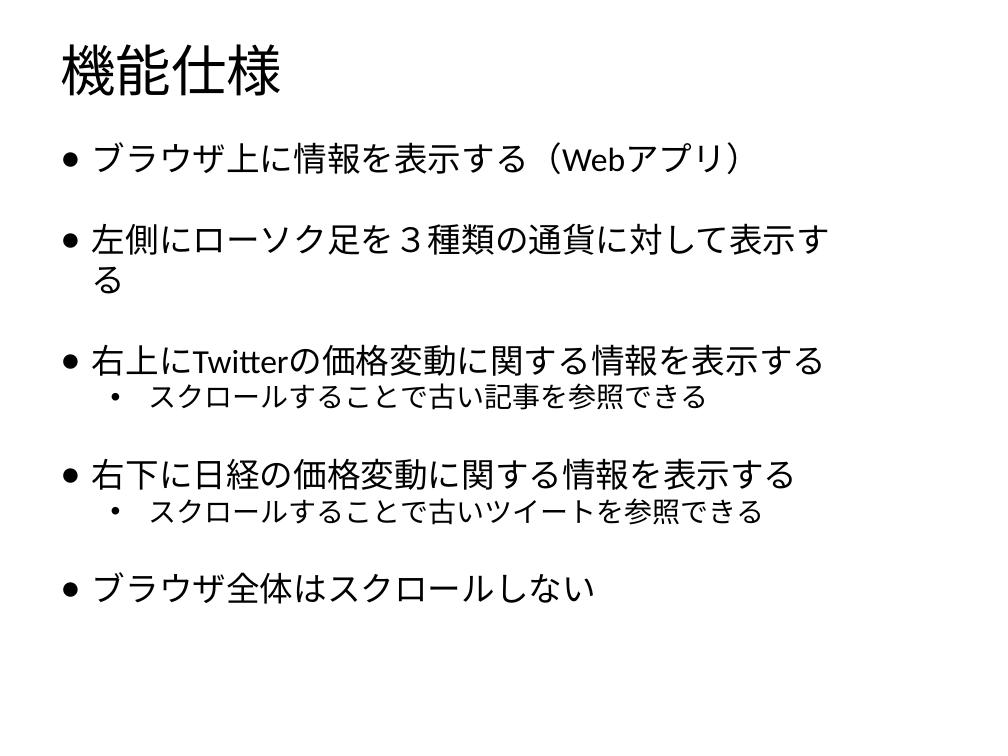
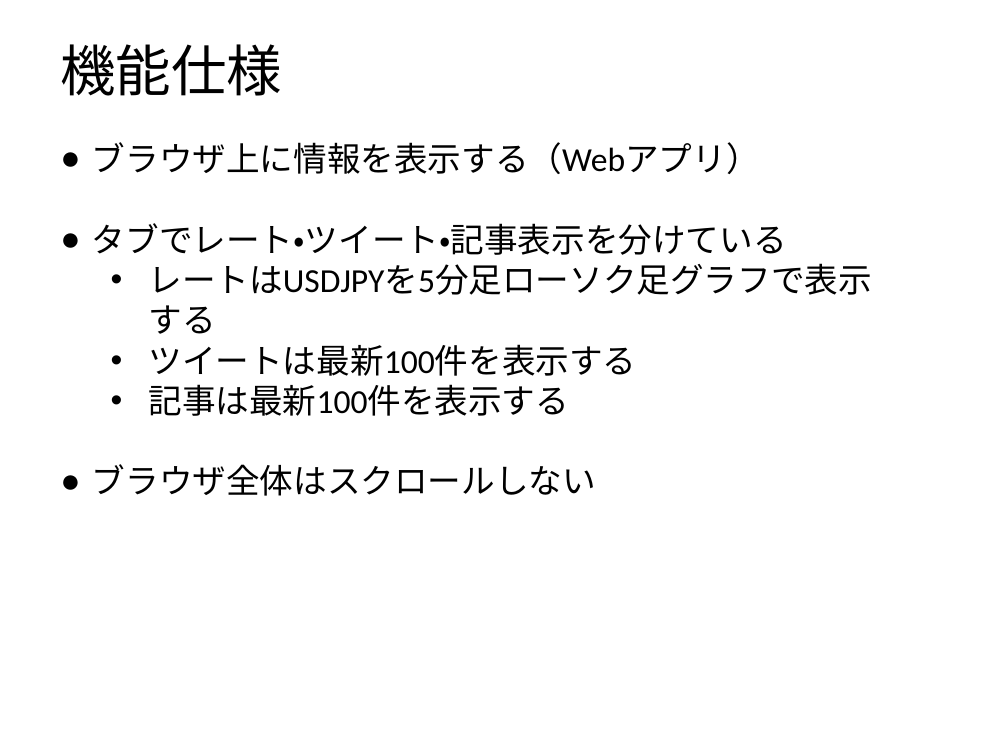
Before and after one commit to Leonis0813/chort, a slide deck: slide 5 of regulus/interface/ui.pptx (slide 3 before the commit). Drawn at 1008x756 pixels with LibreOffice and Linux fonts; fonts in the diff are those of the drawing. Boxes give left, top, right and bottom in pixels: in the first picture for what was removed or moved away, otherwise in the second. Text is boxed around its words. In the diff, an @@ line names an element or a change of style, - is before the commit and + after.

Commit message:
update ui

```diff
--- a/regulus/interface/ui.pptx
+++ b/regulus/interface/ui.pptx
@@ text at <box>92,223,872,416</box>: text changed @@
-● 左側にローソク足を３種類の通貨に対して表示する
-● 右上にTwitterの価格変動に関する情報を表示する
-  • スクロールすることで古い記事を参照できる
-● 右下に日経の価格変動に関する情報を表示する
-  • スクロールすることで古いツイートを参照できる
+● タブでレート・ツイート・記事表示を分けている
+  • レートはUSDJPYを5分足ローソク足グラフで表示する
+  • ツイートは最新100件を表示する
+  • 記事は最新100件を表示する
```
Also in this commit, not shown: 2 other slides changed, 2 slides added.
